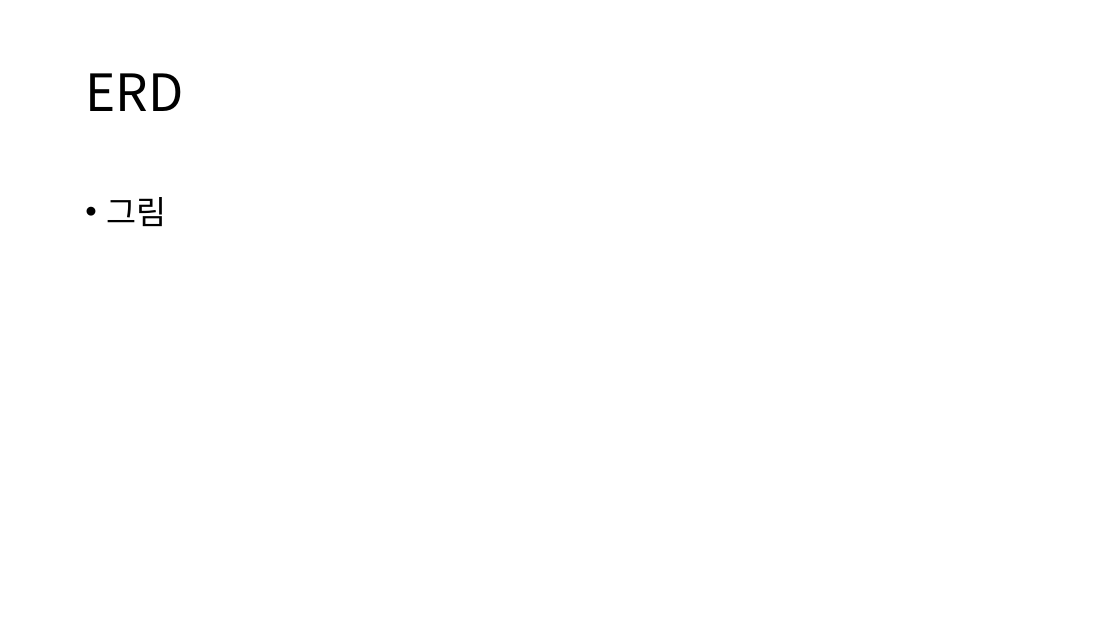
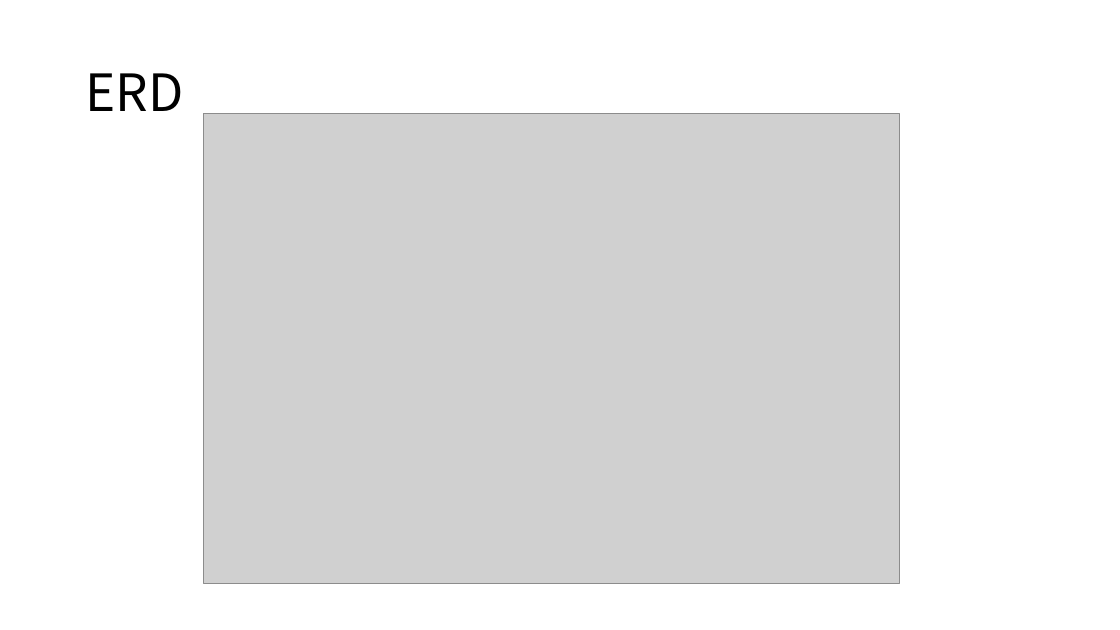
Before and after one commit to sujidaddy/workspace_miniproject, a slide deck: slide 43 of 미니프로젝트계획서제출용.pptx (slide 24 before the commit). Drawn at 1120x630 pixels with LibreOffice and Linux fonts; fonts in the diff are those of the drawing; grey boxes stand for pictures. Boxes give left, top, right and bottom in pixels: in the first picture for what was removed or moved away, otherwise in the second. Text is boxed around its words. In the diff, an @@ line names an element or a change of style, - is before the commit and + after.

```diff
--- a/미니프로젝트계획서제출용.pptx
+++ b/미니프로젝트계획서제출용.pptx
@@ picture added at box(203, 113, 899, 583) @@
@@ text removed at box(106, 197, 166, 226) @@
-• 그림
```
Also in this commit, not shown: 3 other slides changed, 27 slides added, 20 other files.
